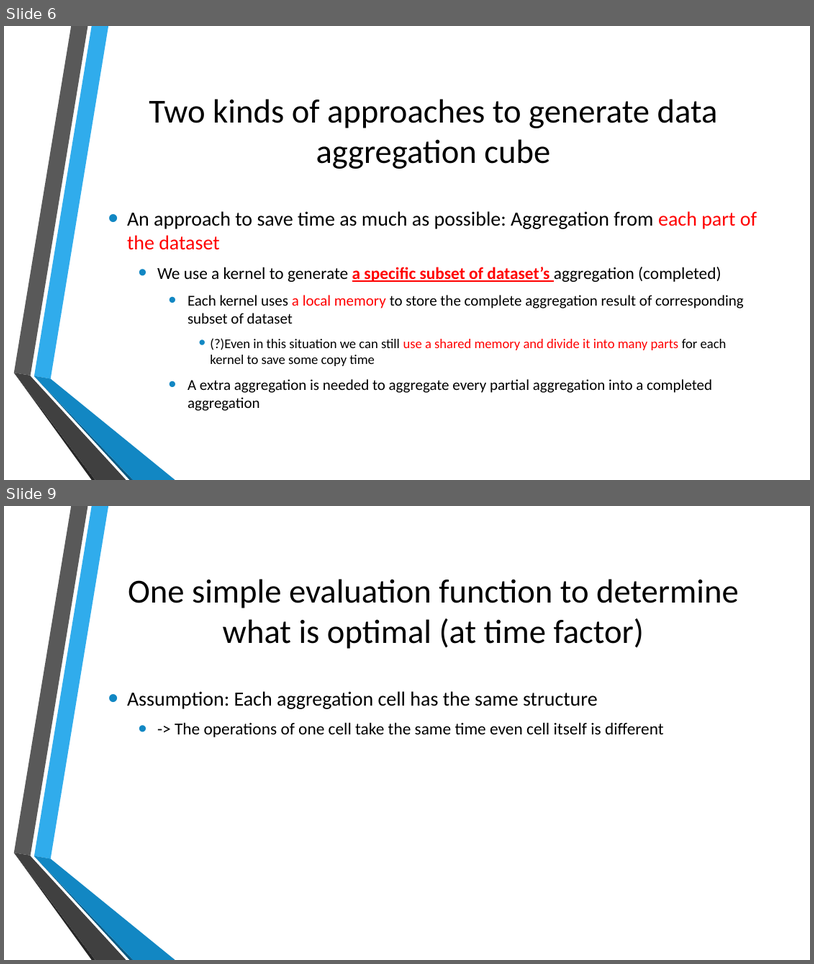
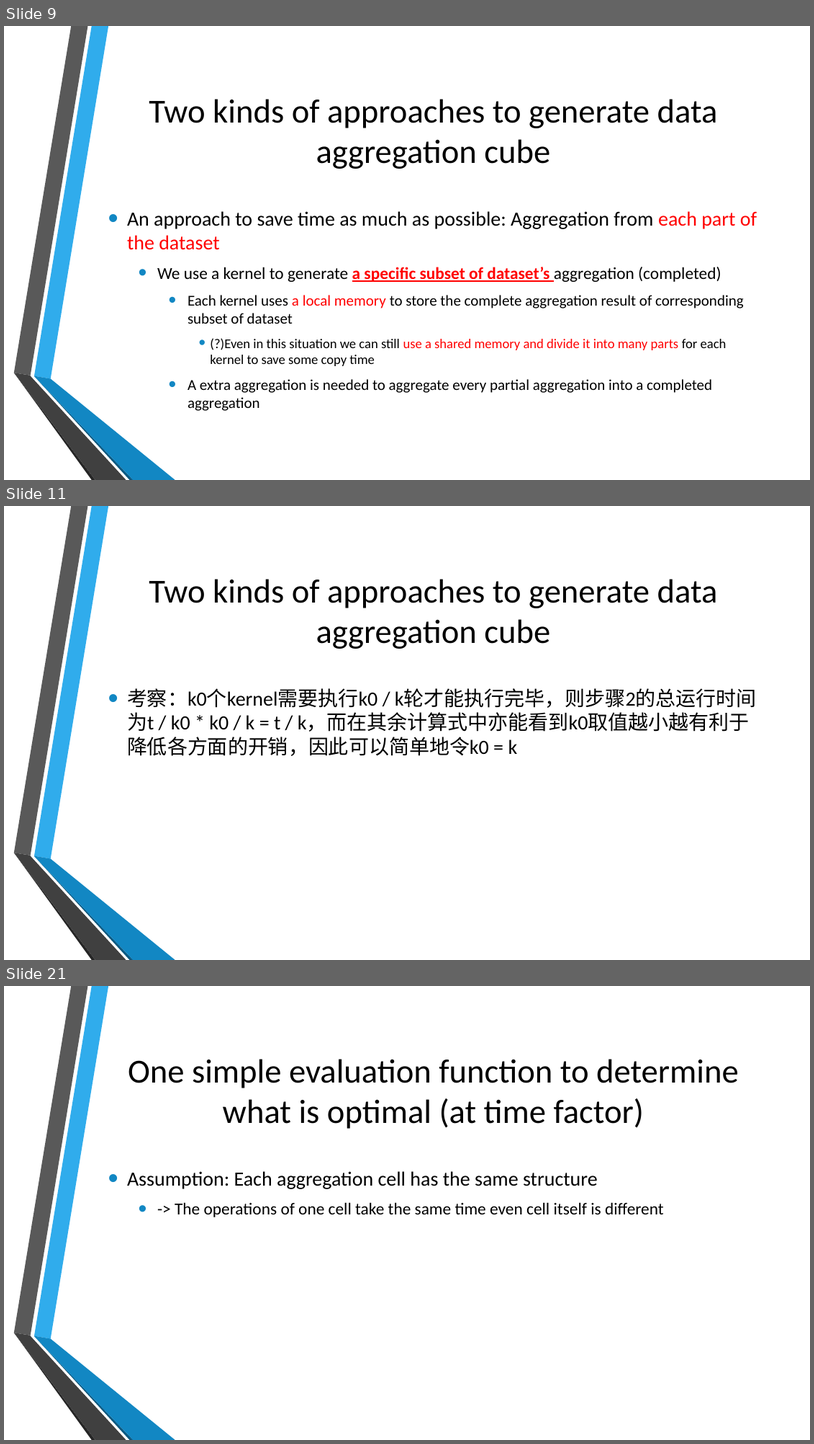
Before and after one commit to thoh-testarossa/Mirage-docs, a slide deck: thoh/presentations/20170426.pptx. Shown one above the other, each under a label of ours: slides 6 and 9 before the commit, slides 9, 11 and 21 after it; the slides between them are not shown. The pictures are 814x964 and 814x1444 pixels, drawn with LibreOffice and Linux fonts; fonts in the diff are those of the drawing; background and template pictures are left out. Boxes give left, top, right and bottom in pixels: in the first picture for what was removed or moved away, otherwise in the second. Text is boxed around its words. In the diff, an @@ line names an element or a change of style, - is before the commit and + after.

```diff
--- a/thoh/presentations/20170426.pptx
+++ b/thoh/presentations/20170426.pptx
@@ slide 11 added at (4, 506, 810, 960), background picture (left out); not listed: 6 template elements that a slide beside it also shows @@
@@ title added at (149, 579, 718, 649), 40 pt, text #000000 @@
+Two kinds of approaches to generate data aggregation cube
@@ text added at (127, 688, 757, 756), 24 pt, text #000000 @@
+• 考察：k0个kernel需要执行k0 / k轮才能执行完毕，则步骤2的总运行时间为t / k0 * k0 / k = t / k，而在其余计算式中亦能看到k0取值越小越有利于降低各方面的开销，因此可以简单地令k0 = k
@@ what was slide 6 is now slide 9 @@
@@ what was slide 9 is now slide 21 @@
```
Also in this commit, not shown: 5 slides changed, 14 other slides added, 7 other files.
